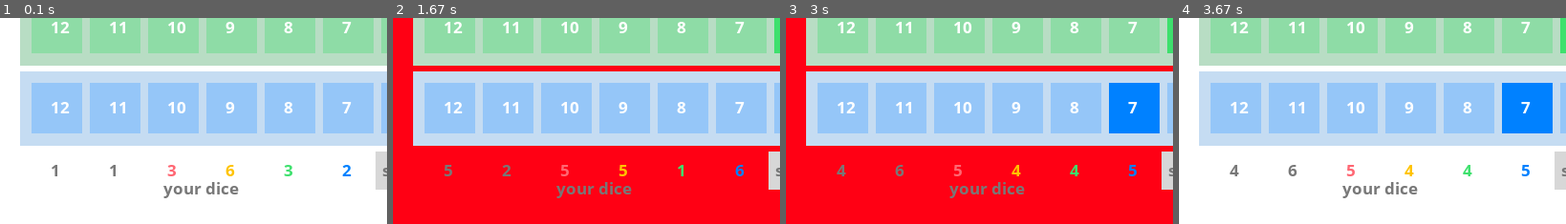
Above: before the commit, frames 1-4 (left to right).
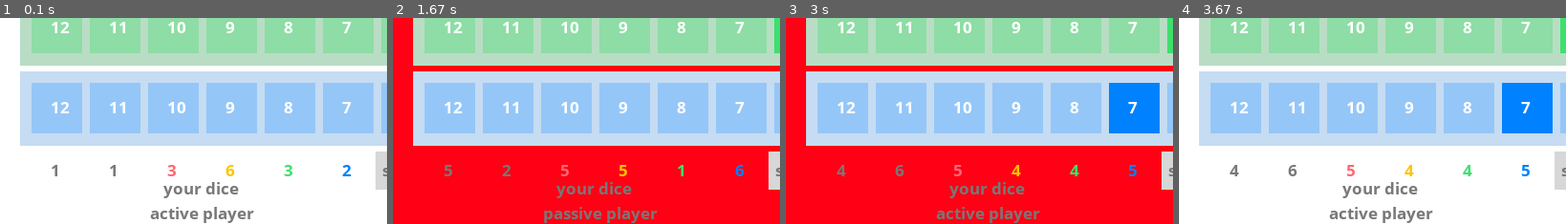
Above: after the commit, the same moments.

Repository: sjanetzki/qwixx-trainer
Game: pygame game, started from game.py
Two runs of this game, one before a commit and one after it. Both use one fixed random seed, a clock stepped at 60 frames per second and the inputs below.
Inputs (mouse positions are % of the whole screen's width and height, from its top left):
- Up to frame 1 (0.1 s): no input
- Up to frame 2 (1.67 s): click (50, 50) at 0.38 s; click "2" at 0.72 s; click (65, 15) at 1.05 s; click (24, 13) at 1.38 s
- Up to frame 3 (3 s): click (52, 16) at 1.72 s; click (45, 76) at 2.05 s; click (47, 33) at 2.38 s; click (36, 29) at 2.72 s
- Up to frame 4 (3.67 s): click (76, 41) at 3.05 s; click (81, 48) at 3.38 s
The pictures show only the part of the screen within x 0-50%, y 50-100%; the shares and areas given below are measured in that part.

The runs differ from the first frame. In frame 1, 0.7% of the frame differs, in the area x 38-66%, y 91-100%; in frame 2, 0.8%, in the area x 39-69%, y 91-100%; in frame 3, 0.7%; in frame 4, 0.7%.

Commit message:
#2 Show player mode

Diff:
--- a/game.py
+++ b/game.py
@@ -72,7 +72,10 @@
                         else:
                             turns = player.cross_active(lst_eyes)
                         for turn in turns:
-                            is_turn_valid = self.make_turn(player_index, turn, player_index == active_player_index, lst_eyes)
+                            is_turn_valid = self.make_turn(player_index, turn, player_index == active_player_index,
+                                                           lst_eyes)
+
+                # inform all players about new game situation AFTER they made their turns
                 for player_index in range(self.player_count):
                     self.lst_player[player_index].inform(self.lst_boards, self.completed_lines, player_index)
                 if self.is_completed():
--- a/player.py
+++ b/player.py
@@ -40,11 +40,13 @@
         if self.ui is None:
             return
         self.ui.lst_eyes = lst_eyes
+        self.ui.is_active_player = True
 
     def cross_passive(self, lst_eyes):
         if self.ui is None:
             return
         self.ui.lst_eyes = lst_eyes
+        self.ui.is_active_player = False
 
     def inform(self, boards, completed_lst, own_index):
         self.board = boards[own_index]
--- a/ui_pygame.py
+++ b/ui_pygame.py
@@ -55,6 +55,10 @@
     skip_button_x_length = int(170 * scale_factor)
     dice_text_x_offset = int(225 * scale_factor)
     dice_text_y_offset = int(40 * scale_factor)
+    player_mode_x_offset = int(205 * scale_factor)
+    player_mode_y_offset = dice_text_y_offset * 2
+    font_numbers_size = int(28 * scale_factor)
+    font_lock_size = int(50 * scale_factor)
 
     def __init__(self):
         size = (PyGameUi.screen_x_length, PyGameUi.screen_y_length)
@@ -65,6 +69,7 @@
         self.penalties = 0
         self.lst_eyes = [0, 0, 0, 0, 0, 0]
         self.is_turn_invalid = False
+        self.is_active_player = True
 
     def show_background(self) -> None:
         """shows board as a with pygame functions"""
@@ -74,8 +79,8 @@
         else:
             self.screen.fill(PyGameUi.white)
 
-        font = pygame.font.SysFont('Comic Sans MS', int(28 * PyGameUi.scale_factor), True, False)
-        lock = pygame.font.SysFont('Comic Sans MS', int(50 * PyGameUi.scale_factor), True, False)
+        font = pygame.font.SysFont('Comic Sans MS', PyGameUi.font_numbers_size, True, False)
+        lock = pygame.font.SysFont('Comic Sans MS', PyGameUi.font_lock_size, True, False)
 
         for row in range(4):
             for event in pygame.event.get():  # User did something
@@ -121,6 +126,7 @@
                                 PyGameUi.penalty_box_y + PyGameUi.penalty_text_y_offset])
 
         self._render_dice(font)
+        self._show_player_mode(font)
 
         clock = pygame.time.Clock()
         clock.tick(60)
@@ -136,6 +142,15 @@
         text = font.render("your dice", True, PyGameUi.dark_grey)
         self.screen.blit(text, [PyGameUi.box_x + PyGameUi.dice_text_x_offset,
                                 PyGameUi.penalty_box_y + PyGameUi.dice_text_y_offset])
+
+    def _show_player_mode(self, font):
+        if self.is_active_player:
+            player_mode = "active player"
+        else:
+            player_mode = "passive player"
+        text = font.render("{}".format(player_mode), True, PyGameUi.dark_grey)
+        self.screen.blit(text, [PyGameUi.box_x + PyGameUi.player_mode_x_offset,
+                                PyGameUi.penalty_box_y + PyGameUi.player_mode_y_offset])
 
     def get_turn(self):
         while self.last_action is None:
